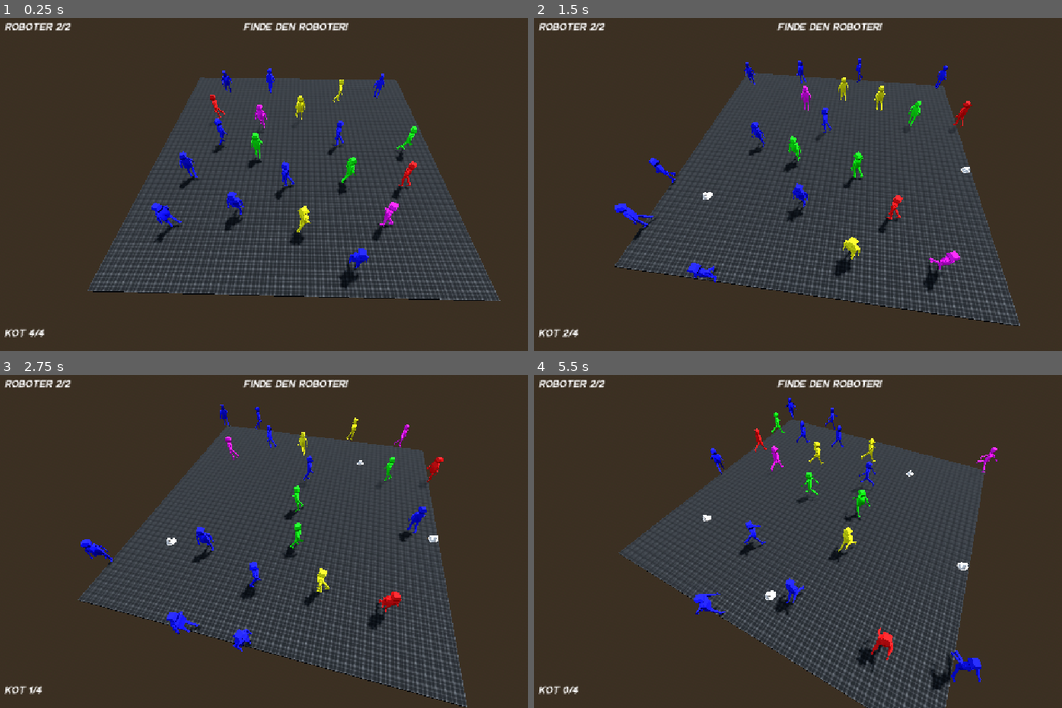
Above: before the commit, frames 1-4 (two rows, left to right).
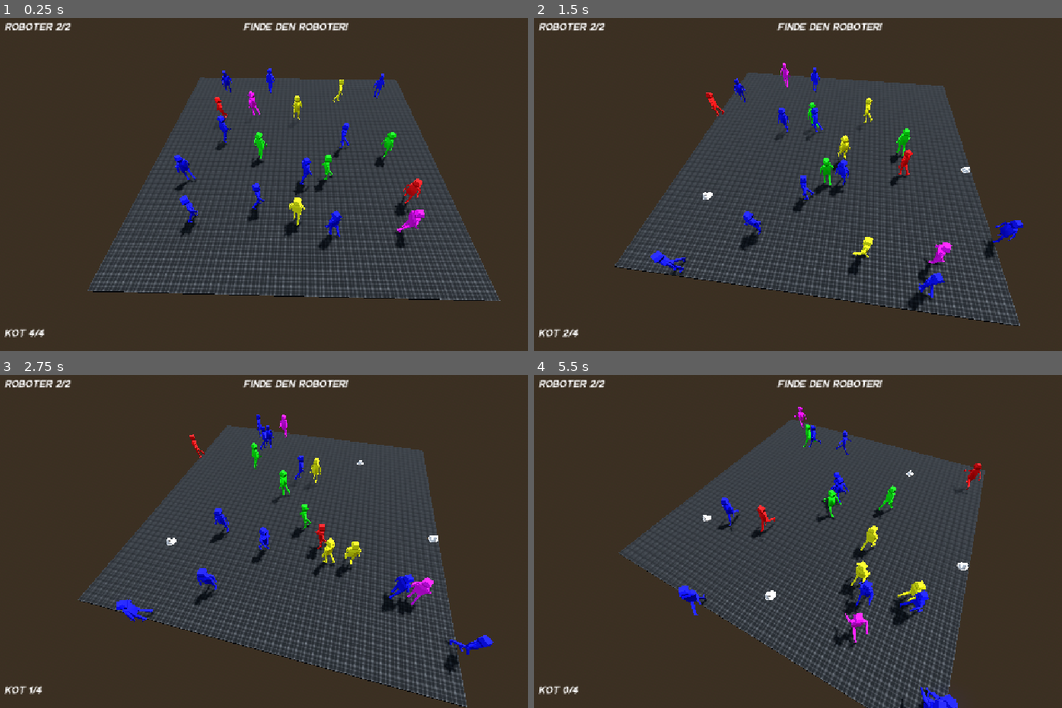
Above: after the commit, the same moments.

Repository: Argonbart/UberwachungsRame
Game: Godot game, scene res://scenes/playground.tscn
Two runs of this game, one before a commit and one after it. Both use one fixed random seed, a clock stepped at 60 frames per second and the inputs below.
Inputs (mouse positions are in pixels of both pictures, inside the frame that each line leads up to):
- Up to frame 1 (0.25 s): no input
- Up to frame 2 (1.5 s): tap Enter at 0.5 s; move the mouse to (961, 161) at 0.52 s; hold D (move_right) 0.53-1.28 s; hold Shift (sprint) 0.53-1.28 s; click (961, 161) at 0.67 s; move the mouse to (708, 197) at 1.27 s; hold S (move_backward) from 1.28 s (still down); tap Shift (sprint) at 1.35 s; click (708, 197) at 1.42 s
- Up to frame 3 (2.75 s): move the mouse to (353, 461) at 2.02 s; release S (move_backward) at 2.03 s; hold D (move_right) from 2.03 s (still down); hold Shift (sprint) from 2.03 s (still down); click (353, 461) at 2.17 s
- Up to frame 4 (5.5 s): move the mouse to (798, 604) at 2.77 s; release D (move_right) at 2.78 s; release Shift (sprint) at 2.78 s; hold W (move_forward) 2.78-3.53 s; tap Shift (sprint) at 2.85, 4.35 s; click (798, 604) at 2.92 s; move the mouse to (1009, 588) at 3.52 s; hold Shift (sprint) 3.53-4.28 s; hold A (move_left) 3.53-5.03 s; click (1009, 588) at 3.67 s; move the mouse to (644, 484) at 4.27 s; click (644, 484) at 4.42 s; move the mouse to (861, 538) at 5.02 s; hold S (move_backward) from 5.03 s (still down); hold Shift (sprint) from 5.03 s (still down); click (861, 538) at 5.17 s

The runs differ from the first frame. In frame 1, 3.9% of the frame differs, in the area x 28-81%, y 21-82%; in frame 2, 4.8%; in frame 3, 4.7%; in frame 4, 5.0%, in the area x 27-88%, y 6-100%.

Commit message:
Adjusted clickable interaction

Diff:
--- a/playground/project.godot
+++ b/playground/project.godot
@@ -27,6 +27,7 @@
 
 human=""
 robot=""
+clickable=""
 
 [input]
 
--- a/playground/scenes/human.tscn
+++ b/playground/scenes/human.tscn
@@ -1,16 +1,25 @@
-[gd_scene load_steps=4 format=3 uid="uid://i0l73rfrm2ae"]
+[gd_scene load_steps=5 format=3 uid="uid://i0l73rfrm2ae"]
 
 [ext_resource type="Script" uid="uid://b46ddbwxvpddk" path="res://scripts/human.gd" id="1_11jcu"]
 [ext_resource type="PackedScene" uid="uid://cvpgeuhslyygj" path="res://assets/NPC.glb" id="2_cwf78"]
 
+[sub_resource type="CapsuleShape3D" id="CapsuleShape3D_cwf78"]
+radius = 3.50395
+height = 12.934
+
 [sub_resource type="SphereShape3D" id="SphereShape3D_86l0o"]
-radius = 7.87009
+radius = 1.0
 
 [node name="Human" type="CharacterBody3D" groups=["human"]]
 script = ExtResource("1_11jcu")
 mob_speed = 20.0
 max_force = 10.0
 colors = Array[Color]([Color(1, 0, 0, 1), Color(0, 1, 0, 1), Color(0, 0, 1, 1), Color(1, 0, 1, 1), Color(1, 1, 0, 1)])
+
+[node name="ClickArea" type="Area3D" parent="." groups=["clickable"]]
+
+[node name="CollisionShape3D" type="CollisionShape3D" parent="ClickArea"]
+shape = SubResource("CapsuleShape3D_cwf78")
 
 [node name="HumanCollision" type="CollisionShape3D" parent="."]
 shape = SubResource("SphereShape3D_86l0o")
@@ -19,15 +28,15 @@
 transform = Transform3D(-4.37114e-08, 0, 1, 0, 1, 0, -1, 0, -4.37114e-08, 0, 0, 0)
 
 [node name="Skeleton3D" parent="NPC/Armature" index="0"]
-bones/4/rotation = Quaternion(-0.167151, 0.486038, 0.235107, 0.824956)
+bones/4/rotation = Quaternion(-0.162962, 0.275191, 0.0869759, 0.943477)
 bones/5/rotation = Quaternion(-0.359389, -0.288865, -0.338962, 0.820062)
 bones/9/rotation = Quaternion(0.832654, 0.00279427, 0.0090111, 0.553713)
-bones/10/rotation = Quaternion(0.139147, -0.22086, -0.107183, 0.95936)
+bones/10/rotation = Quaternion(0.186935, -0.458081, 0.0463763, 0.867794)
 bones/11/rotation = Quaternion(0.066799, -0.0719231, -0.533756, 0.839922)
 bones/14/rotation = Quaternion(0.00553062, -0.00120932, -0.0577964, 0.998312)
-bones/17/rotation = Quaternion(-0.469936, -0.181145, -0.307214, 0.807444)
+bones/17/rotation = Quaternion(-0.499562, -0.0687216, -0.148908, 0.850613)
 bones/18/rotation = Quaternion(-0.0114081, -0.00198097, 0.312925, 0.949707)
-bones/21/rotation = Quaternion(0.458523, -0.196004, 0.337043, 0.798587)
+bones/21/rotation = Quaternion(0.484419, -0.0573737, 0.052113, 0.871396)
 bones/22/rotation = Quaternion(0.0114172, 0.00130614, 0.212178, 0.977163)
 
 [node name="AnimationPlayer" parent="NPC" index="1"]
--- a/playground/scripts/human.gd
+++ b/playground/scripts/human.gd
@@ -157,7 +157,6 @@
 
 
 func clicked():
-
 	if wander_type == WanderType.ROBOT:
 		Globals.robot_found.emit()
 		queue_free()
--- a/playground/scripts/input_controller.gd
+++ b/playground/scripts/input_controller.gd
@@ -23,8 +23,8 @@
 
 		if result:
 			var clicked_item = result["collider"]
-			if clicked_item.get_groups().has("human"):
-				clicked_item.clicked()
+			if clicked_item.get_groups().has("clickable"):
+				clicked_item.get_parent().clicked()
 
 		# Check if ray hits the XZ-plane (where y == 0)
 		if ray_dir.y != 0.0:
